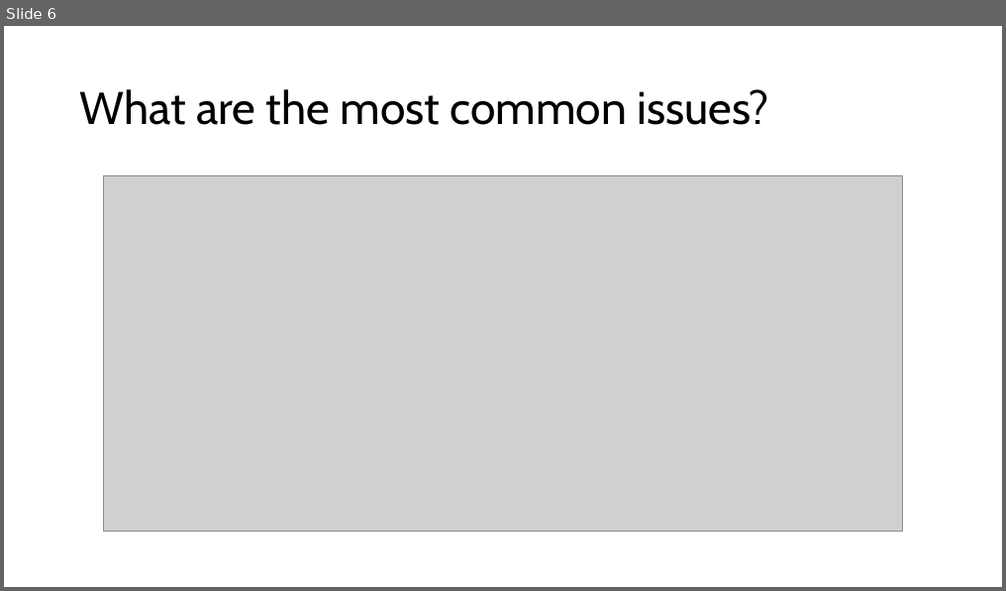
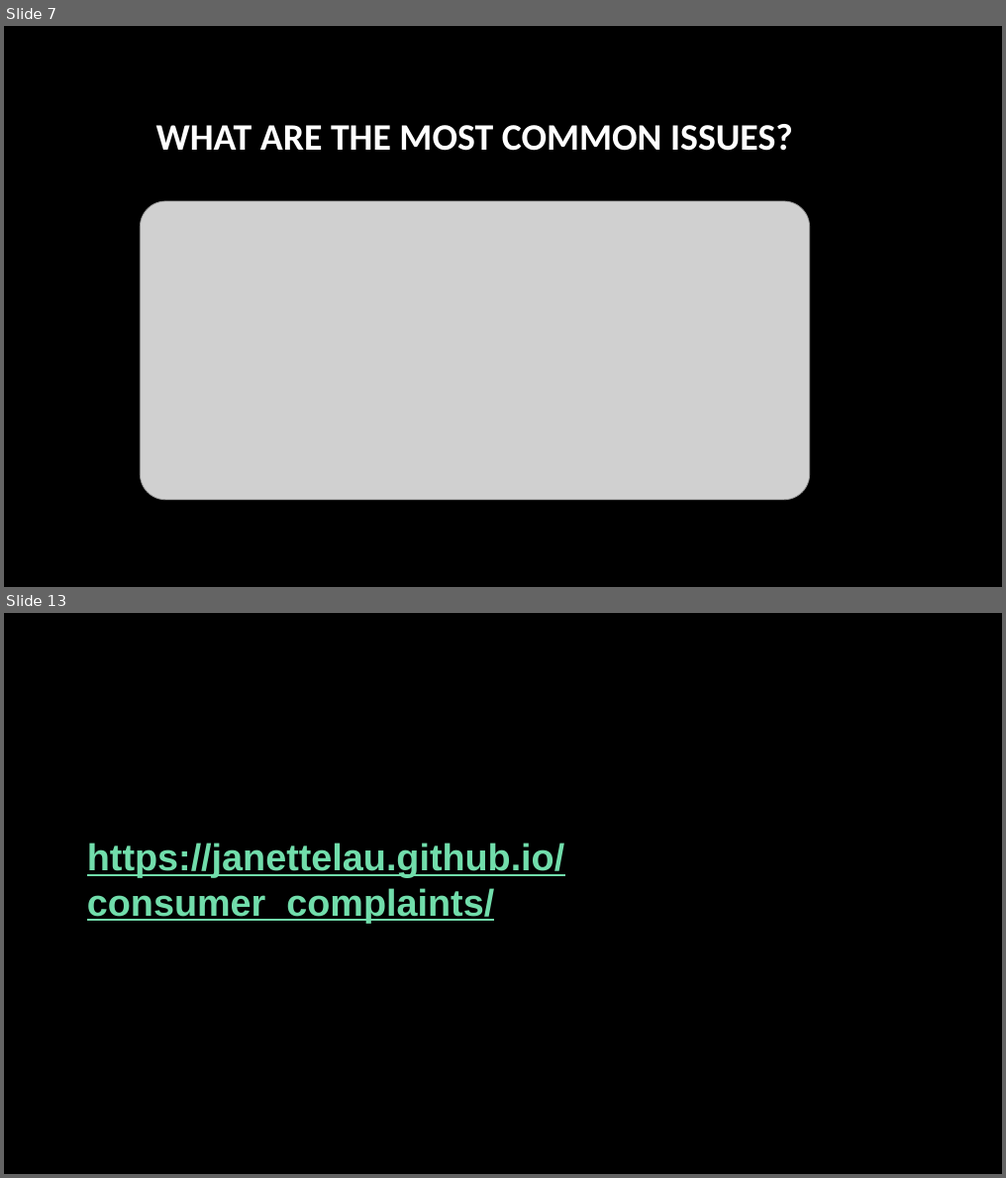
Before and after one commit to janettelau/consumer_complaints, a slide deck: Consumer Complaints.pptx. Shown one above the other, each under a label of ours: slide 6 before the commit, slides 7 and 13 after it; the slides between them are not shown. The pictures are 1006x591 and 1006x1178 pixels, drawn with LibreOffice and Linux fonts; fonts in the diff are those of the drawing; grey boxes stand for pictures; background and template pictures are left out. Boxes give left, top, right and bottom in pixels: in the first picture for what was removed or moved away, otherwise in the second. Text is boxed around its words. In the diff, an @@ line names an element or a change of style, - is before the commit and + after.

Commit message:
Updated the design of the powerpoint

```diff
--- a/Consumer Complaints.pptx
+++ b/Consumer Complaints.pptx
@@ slide 13 added at (4, 613, 1002, 1174), background picture (left out) @@
@@ text added at (87, 843, 564, 923), 36 pt, text #71DDAB, bold, underline @@
+https://janettelau.github.io/consumer_complaints/
@@ what was slide 6 is now slide 7 @@
@@ slide 7 changed as well @@
@@ background #FFFFFF to picture (left out) @@
@@ title at (156, 124, 793, 151): text changed; size 44 to 36 pt; font Cabin to Calibri; text colour #000000 to #FFFFFF; bold on @@
-What are the most common issues?
+WHAT ARE THE MOST COMMON ISSUES?
@@ picture: place and size @@
-picture at (104, 175, 902, 532)
+picture at (141, 201, 810, 500)
```
Also in this commit, not shown: 6 other slides changed, 6 other slides added.
